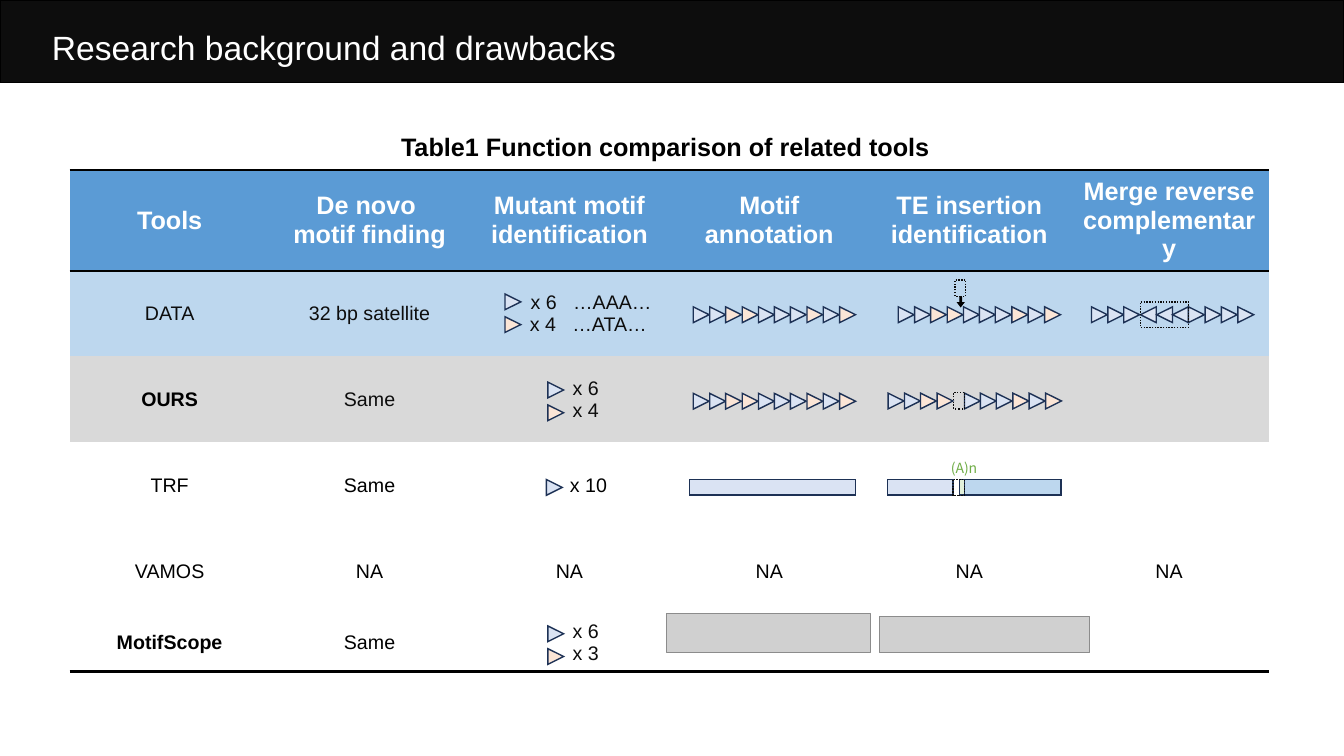
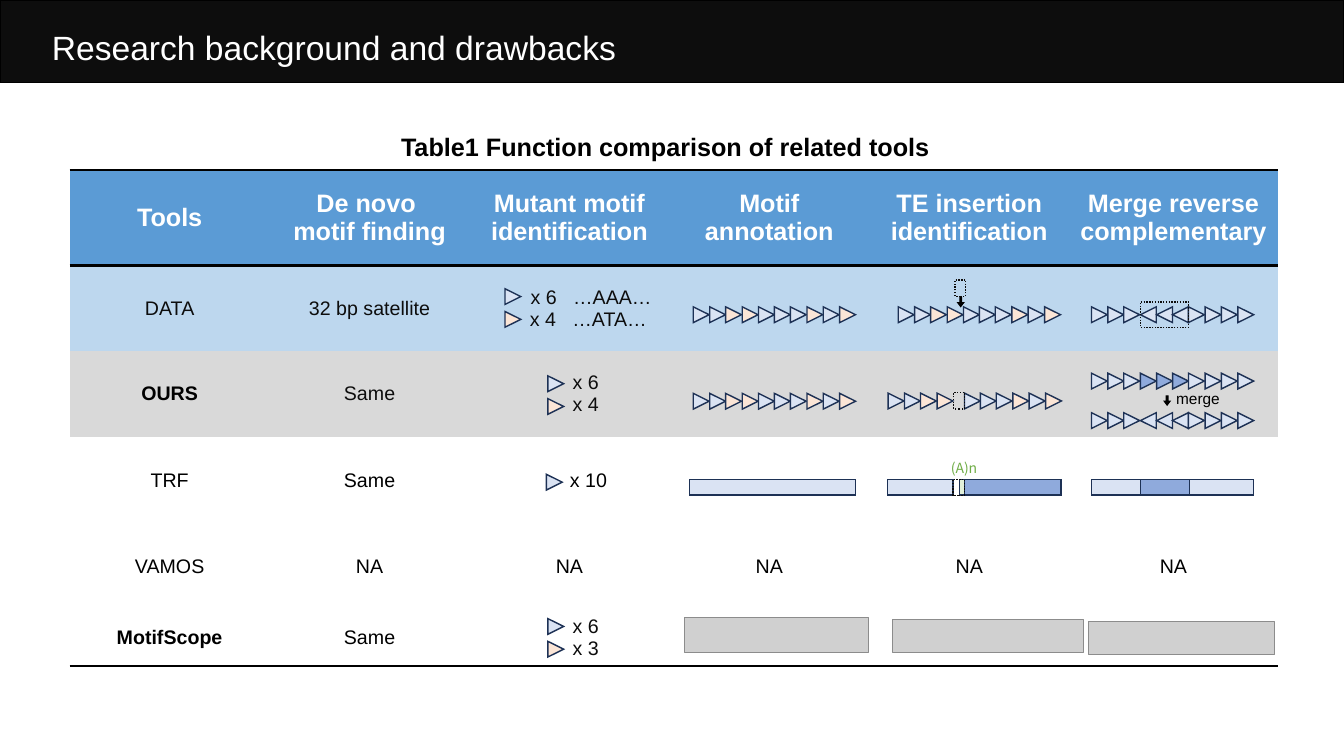
Before and after one commit to Eric-Y-S/TRkScan, a slide deck: slide 37 of WorkReport.pptx. Drawn at 1344x756 pixels with LibreOffice and Linux fonts; fonts in the diff are those of the drawing; grey boxes stand for pictures. Boxes give left, top, right and bottom in pixels: in the first picture for what was removed or moved away, otherwise in the second. Text is boxed around its words. In the diff, an @@ line names an element or a change of style, - is before the commit and + after.

```diff
--- a/WorkReport.pptx
+++ b/WorkReport.pptx
@@ table: place and size @@
-table at box(70, 170, 1267, 673)
+table at box(70, 170, 1276, 666)
@@ group added at box(1092, 373, 1254, 389): 10 triangles @@
@@ down arrow added at box(1165, 396, 1170, 405), fill #000000, outline #000000 1 pt @@
@@ text added at box(1176, 395, 1220, 407), 11 pt, text #000000 @@
+merge
@@ group added at box(1092, 412, 1254, 429): 10 triangles @@
@@ rectangle at box(965, 480, 1062, 496): fill #BDD7EE to #8FAADC @@
@@ rectangle added at box(1092, 480, 1141, 496), fill #DAE3F3, outline #1E3256 1 pt @@
@@ rectangle added at box(1140, 480, 1190, 496), fill #8FAADC, outline #1E3256 1 pt @@
@@ rectangle added at box(1190, 480, 1254, 496), fill #DAE3F3, outline #1E3256 1 pt @@
@@ 7 triangles: place and size @@
-7 triangles at box(505, 294, 564, 664)
+7 triangles at box(505, 288, 564, 657)
@@ picture: place and size @@
-picture at box(666, 614, 871, 652)
+picture at box(685, 618, 869, 652)
@@ picture: place and size @@
-picture at box(879, 616, 1090, 652)
+picture at box(893, 620, 1084, 653)
@@ picture added at box(1089, 622, 1274, 655) @@
```
Also in this commit, not shown: 1 slide added, 17 other files.
